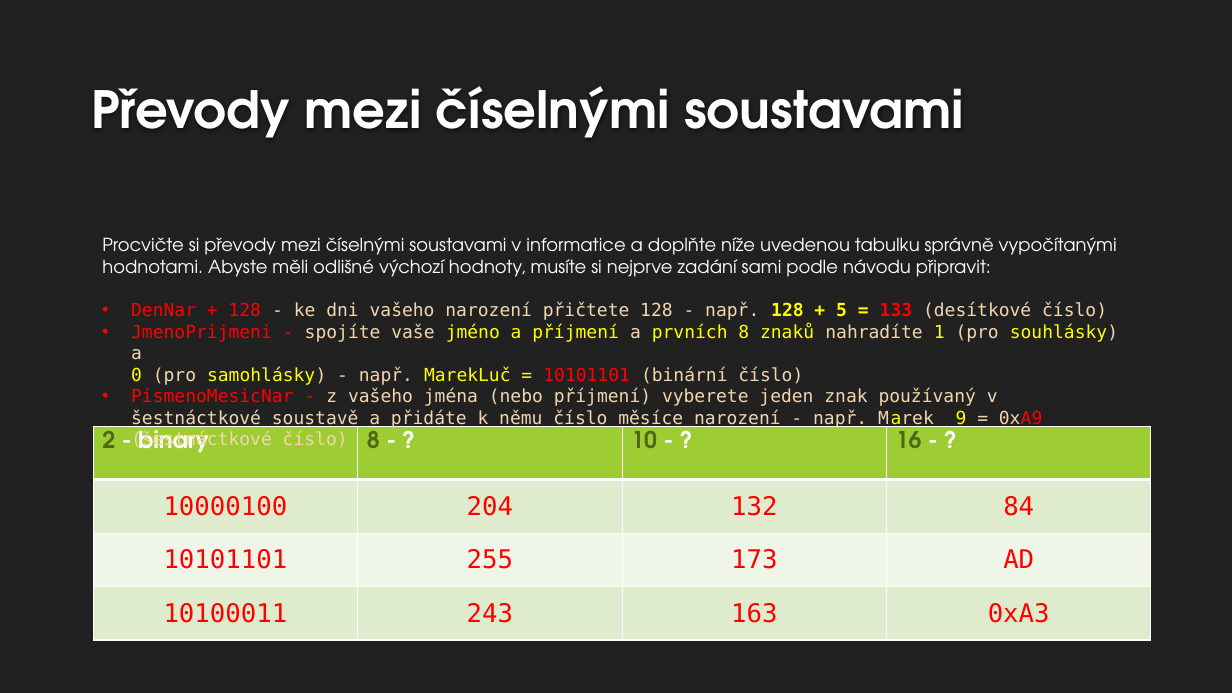
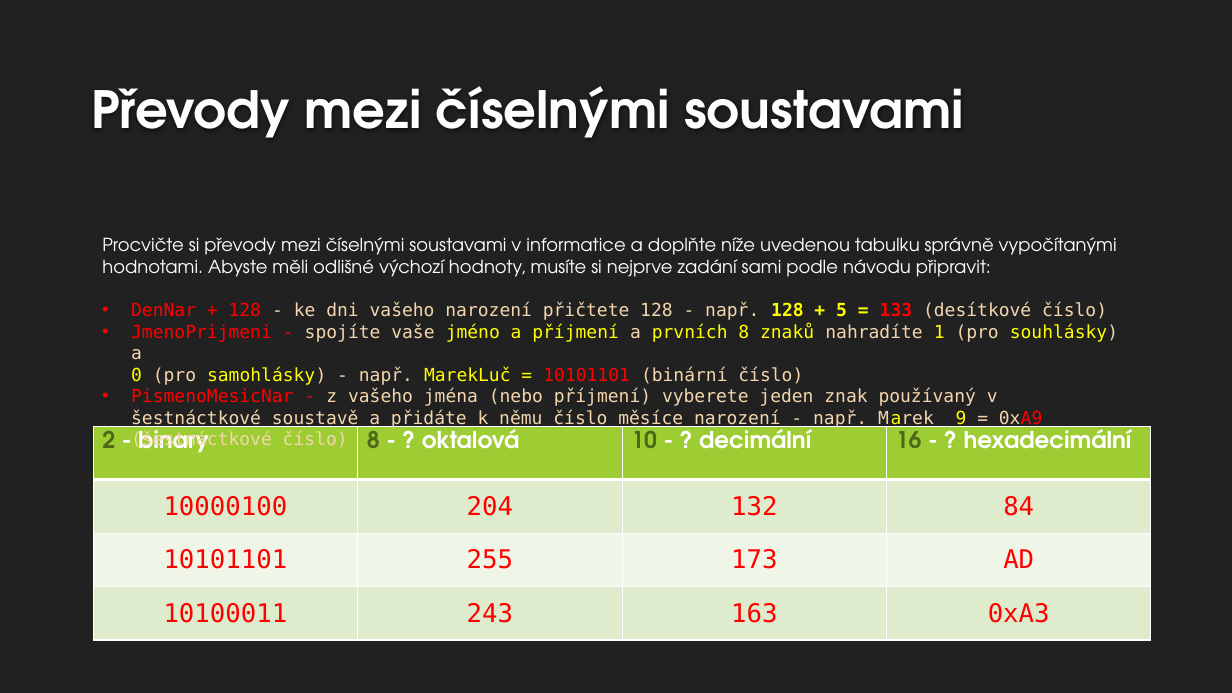
Before and after one commit to simis622/hratky_s_kody, a slide deck: slide 3 of hra-s-kody (1).pptx. Drawn at 1232x693 pixels with LibreOffice and Linux fonts; fonts in the diff are those of the drawing; background and template pictures are left out. Boxes give left, top, right and bottom in pixels: in the first picture for what was removed or moved away, otherwise in the second. Text is boxed around its words. In the diff, an @@ line names an element or a change of style, - is before the commit and + after.

Commit message:
hratkyskody-finalni
Dokoncena-verze

```diff
--- a/hra-s-kody (1).pptx
+++ b/hra-s-kody (1).pptx
@@ table at <box>93,426,1151,640</box> @@
-row 1: 2 - binary | 8 - ? | 10 - ? | 16 - ?
+row 1: 2 - binary | 8 - ? oktalová | 10 - ? decimální | 16 - ? hexadecimální
```
